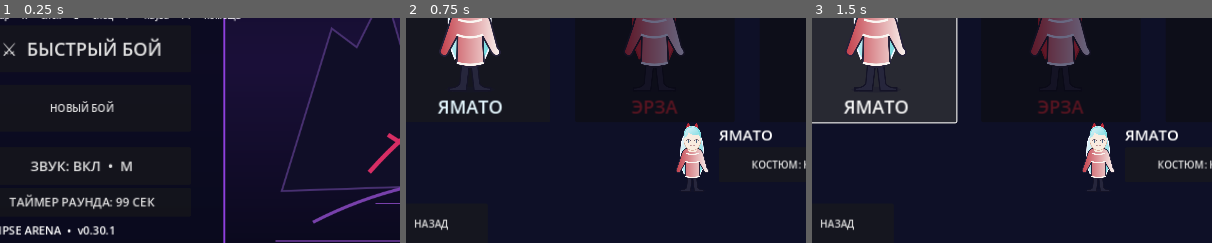
Above: before the commit, frames 1-3 (left to right).
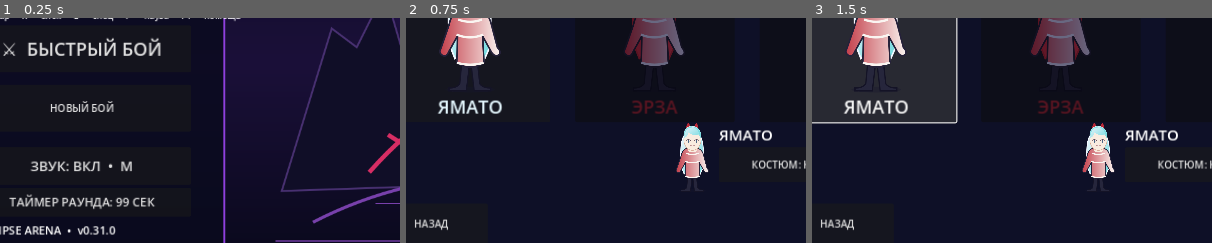
Above: after the commit, the same moments.

Repository: PerchikHot/Eclipse-Arena-
Game: Godot game, scene res://scenes/Main.tscn
The game is run twice, just before and just after one commit, with the same random seed, the same clock (stepped at 60 frames per second) and the same inputs.
Inputs:
- Up to frame 1 (0.25 s): no input
- Up to frame 2 (0.75 s): click "⚔ БЫСТРЫЙ БОЙ" at 0.5 s
- Up to frame 3 (1.5 s): click "ЯМАТО" at 1.25 s
The pictures show only the part of the screen within x 8-58%, y 45-95%; the shares and areas given below are measured in that part.

The runs differ from the first frame. In frame 1, 0.1% of the frame differs, in the area x 25-29%, y 92-97%; in frame 2, nothing differs; in frame 3, nothing differs.

Commit message:
chore(arena): bump feature version to 0.31.0 for new round presets

Diff:
--- a/project.godot
+++ b/project.godot
@@ -2,7 +2,7 @@
 
 [application]
 config/name="Eclipse Arena Prototype"
-config/version="0.30.1"
+config/version="0.31.0"
 run/main_scene="res://scenes/Main.tscn"
 config/features=PackedStringArray("4.3", "GL Compatibility")
 
